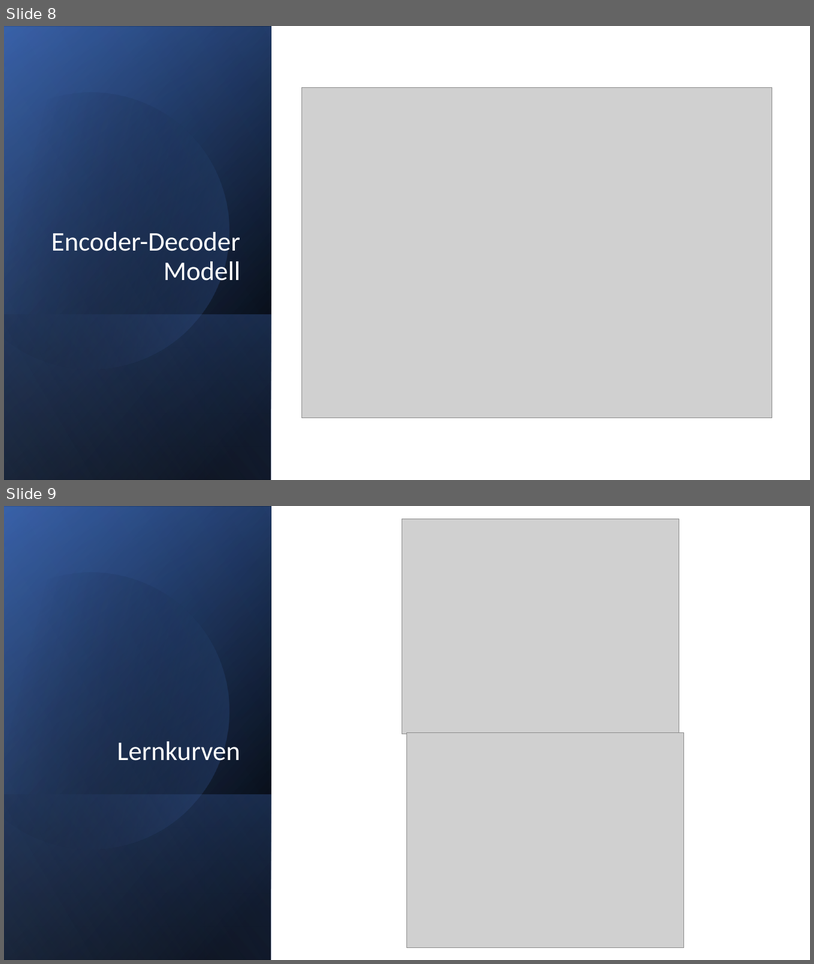
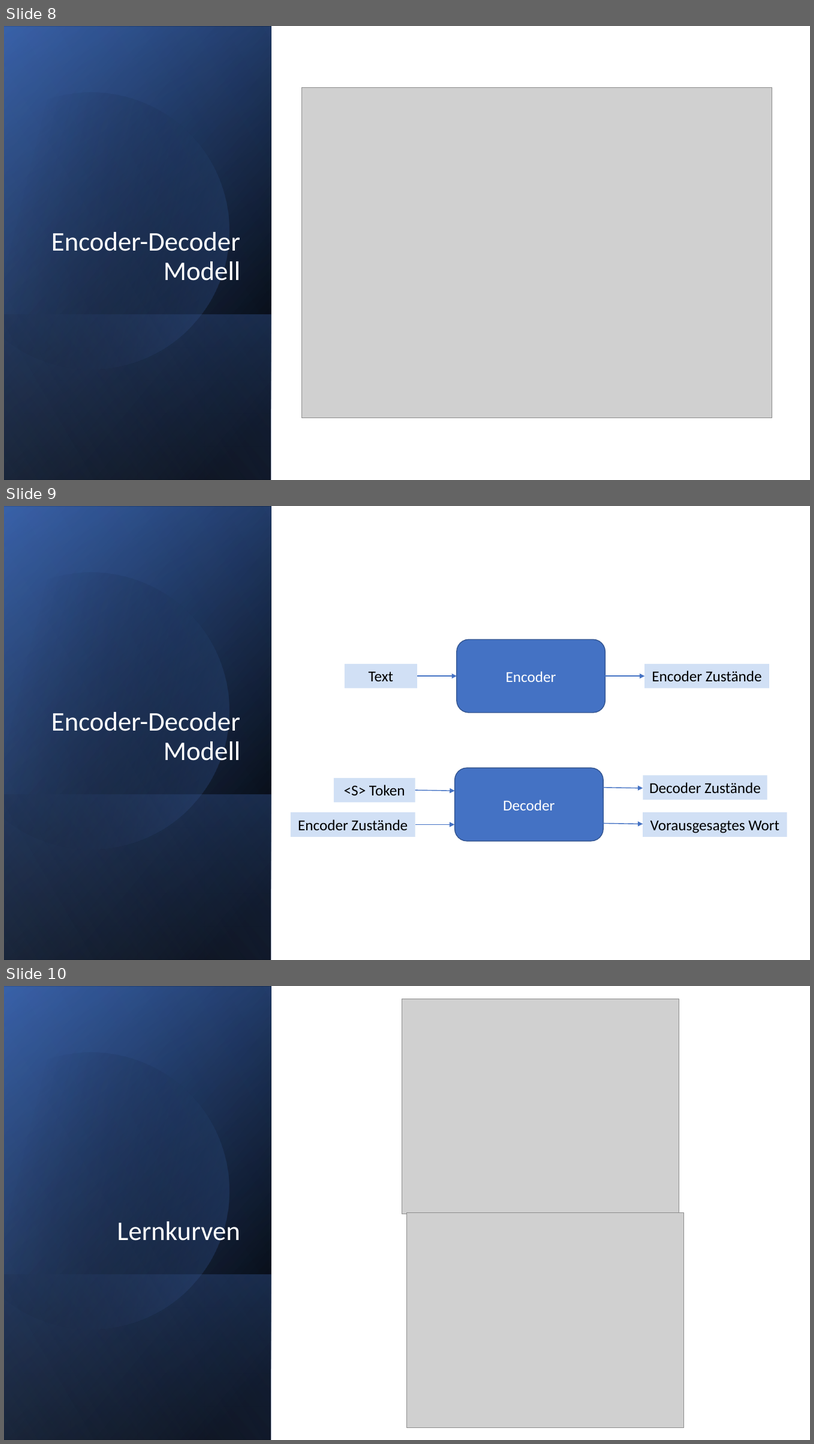
Before and after one commit to techsupport-noah/ML-Projekt, a slide deck: Chatbot.pptx. Shown one above the other, each under a label of ours: slides 8 and 9 before the commit, slides 8, 9 and 10 after it. The pictures are 814x964 and 814x1444 pixels, drawn with LibreOffice and Linux fonts; fonts in the diff are those of the drawing; grey boxes stand for pictures. Boxes give left, top, right and bottom in pixels: in the first picture for what was removed or moved away, otherwise in the second. Text is boxed around its words. In the diff, an @@ line names an element or a change of style, - is before the commit and + after.

```diff
--- a/Chatbot.pptx
+++ b/Chatbot.pptx
@@ slide 9 added at bbox=[4, 506, 810, 960], background #FFFFFF @@
@@ rectangle added at bbox=[4, 506, 810, 960], fill #FFFFFF @@
@@ rectangle added at bbox=[4, 506, 272, 960], fill gradient #000000 to #2F5597 @@
@@ rectangle added at bbox=[4, 507, 272, 960], fill gradient #000000 to #4472C4 @@
@@ rectangle added at bbox=[4, 506, 272, 959], fill gradient #000000 to #8FAADC @@
@@ freeform shape added at bbox=[4, 540, 263, 877], fill gradient #000000 to #4472C4 @@
@@ rounded rectangle added at bbox=[457, 640, 606, 713], fill #4472C4, outline #325491 1 pt, 18 pt, text #FFFFFF @@
+Encoder
@@ rectangle added at bbox=[345, 664, 417, 688], fill #1B66CE at 20% opacity, 18 pt, text #000000 @@
+Text
@@ rectangle added at bbox=[645, 664, 770, 688], fill #1B66CE at 20% opacity, 18 pt, text #000000 @@
+Encoder Zustände
@@ arrow added from (417, 676) to (457, 676), #4472C4 1 pt @@
@@ arrow added from (606, 676) to (645, 676), #4472C4 1 pt @@
@@ title added at bbox=[51, 712, 240, 760], 32 pt, text #FFFFFF @@
+Encoder-Decoder Modell
@@ rounded rectangle added at bbox=[455, 768, 604, 841], fill #4472C4, outline #325491 1 pt, 18 pt, text #FFFFFF @@
+Decoder
@@ rectangle added at bbox=[644, 775, 768, 799], fill #1B66CE at 20% opacity, 18 pt, text #000000 @@
+Decoder Zustände
@@ rectangle added at bbox=[333, 778, 416, 802], fill #1B66CE at 20% opacity, 18 pt, text #000000 @@
+<S> Token
@@ arrow added from (416, 790) to (455, 790), #4472C4 1 pt @@
@@ arrow added from (603, 787) to (644, 788), #4472C4 1 pt @@
@@ rectangle added at bbox=[4, 794, 272, 960], fill gradient #4472C4 to #000000 @@
@@ rectangle added at bbox=[291, 812, 416, 837], fill #1B66CE at 20% opacity, 18 pt, text #000000 @@
+Encoder Zustände
@@ arrow added from (416, 824) to (455, 824), #4472C4 1 pt @@
@@ arrow added from (603, 823) to (644, 823), #4472C4 1 pt @@
@@ rectangle added at bbox=[644, 812, 788, 837], fill #1B66CE at 20% opacity, 18 pt, text #000000 @@
+Vorausgesagtes Wort
@@ what was slide 9 is now slide 10 @@
```
Also in this commit, not shown: 1 other slide added.
